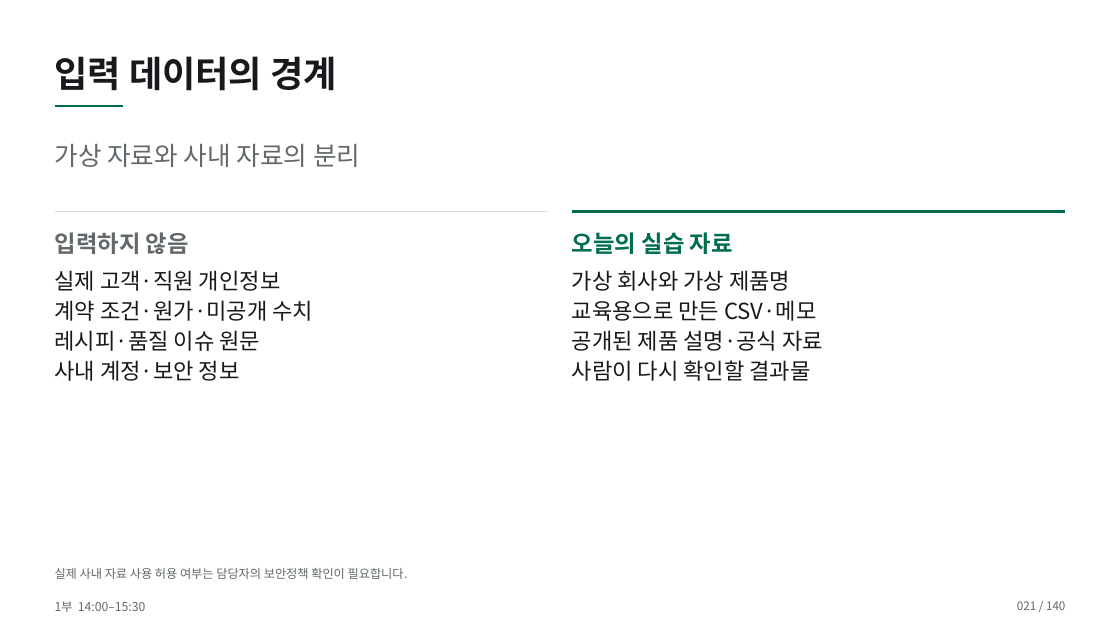
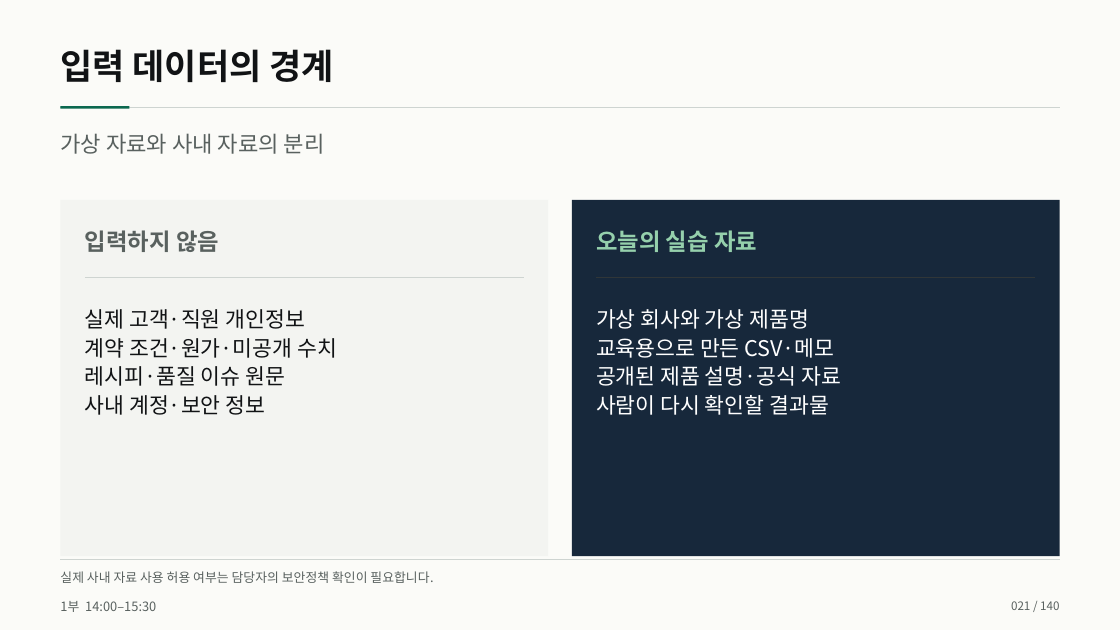
Before and after one commit to smilesjcha/how-to-work-better, a slide deck: slide 21 of lectures/20261007-daeryzen-ai-office/output/daeryzen-ai-office-20261007.pptx. Drawn at 1120x630 pixels with LibreOffice and Linux fonts; fonts in the diff are those of the drawing. Boxes give left, top, right and bottom in pixels: in the first picture for what was removed or moved away, otherwise in the second. Text is boxed around its words. In the diff, an @@ line names an element or a change of style, - is before the commit and + after.

Commit message:
Refactor Daeryzen lecture presentation design

```diff
--- a/lectures/20261007-daeryzen-ai-office/output/daeryzen-ai-office-20261007.pptx
+++ b/lectures/20261007-daeryzen-ai-office/output/daeryzen-ai-office-20261007.pptx
@@ background #FFFFFF to #FBFBF8 @@
@@ text "입력 데이터의 경계" at box(60, 49, 333, 82): size 31 to 30 pt, text colour #17191C to #111315; line spacing 1.12 to 1.1 @@
@@ line removed from (55, 106) to (124, 106) @@
@@ line added from (60, 108) to (1060, 108), #CED4D1 0.8 pt @@
@@ rectangle added at box(60, 106, 129, 108), fill #0B684F @@
@@ text "가상 자료와 사내 자료의 분리": place and size @@
-text "가상 자료와 사내 자료의 분리" at box(55, 144, 360, 167)
+text "가상 자료와 사내 자료의 분리" at box(60, 133, 325, 154)
@@ text "가상 자료와 사내 자료의 분리" at box(60, 133, 325, 154): size 22 to 19 pt, text colour #62686B to #59615F; line spacing 1.12 to 1.1 @@
@@ rectangle added at box(60, 200, 549, 556), fill #F3F4F1 @@
@@ rectangle added at box(572, 200, 1060, 556), fill #17283B @@
@@ text "입력하지 않음" at box(85, 230, 219, 252): text colour #62686B to #59615F; line spacing 1.12 to 1.1 @@
@@ text "입력하지 않음": place and size @@
-text "입력하지 않음" at box(55, 232, 189, 254)
+text "입력하지 않음" at box(85, 230, 219, 252)
@@ text "오늘의 실습 자료": place and size @@
-text "오늘의 실습 자료" at box(572, 232, 733, 254)
+text "오늘의 실습 자료" at box(596, 230, 757, 252)
@@ text "오늘의 실습 자료" at box(596, 230, 757, 252): text colour #006C50 to #95D0AC; line spacing 1.12 to 1.1 @@
@@ line moved from (55, 212) - (549, 212) to (85, 277) - (524, 277) @@
@@ line (85, 277) - (524, 277): stroke #D9DDDE 1 pt to #CED4D1 0.8 pt @@
@@ line moved from (572, 212) - (1065, 212) to (597, 277) - (1035, 277) @@
@@ line (597, 277) - (1035, 277): stroke #006C50 2.2 pt to #303638 0.8 pt @@
@@ text "실제 고객·직원 개인정보": place and size @@
-text "실제 고객·직원 개인정보" at box(55, 270, 313, 381)
+text "실제 고객·직원 개인정보" at box(85, 309, 337, 415)
@@ text "실제 고객·직원 개인정보" at box(85, 309, 337, 415): size 19 to 18.5 pt, text colour #17191C to #111315; line spacing 1.12 to 1.1 @@
@@ text "가상 회사와 가상 제품명": place and size @@
-text "가상 회사와 가상 제품명" at box(572, 270, 823, 381)
+text "가상 회사와 가상 제품명" at box(596, 309, 841, 415)
@@ text "가상 회사와 가상 제품명" at box(596, 309, 841, 415): size 19 to 18.5 pt, text colour #17191C to #FFFFFF; line spacing 1.12 to 1.1 @@
@@ text "실제 사내 자료 사용 허용 ..." at box(60, 571, 433, 583): size 10.5 to 11 pt, text colour #62686B to #59615F; line spacing 1.12 to 1.1 @@
@@ line added from (60, 560) to (1060, 560), #CED4D1 0.8 pt @@
@@ text "1부 14:00–15:30" at box(60, 601, 156, 612): size 10.5 to 11 pt, text colour #62686B to #59615F; line spacing 1.12 to 1.1 @@
@@ text "021 / 140" at box(1011, 601, 1059, 610): text colour #62686B to #59615F; line spacing 1.12 to 1.1 @@
```
Also in this commit, not shown: 139 other slides changed, 12 other files.
